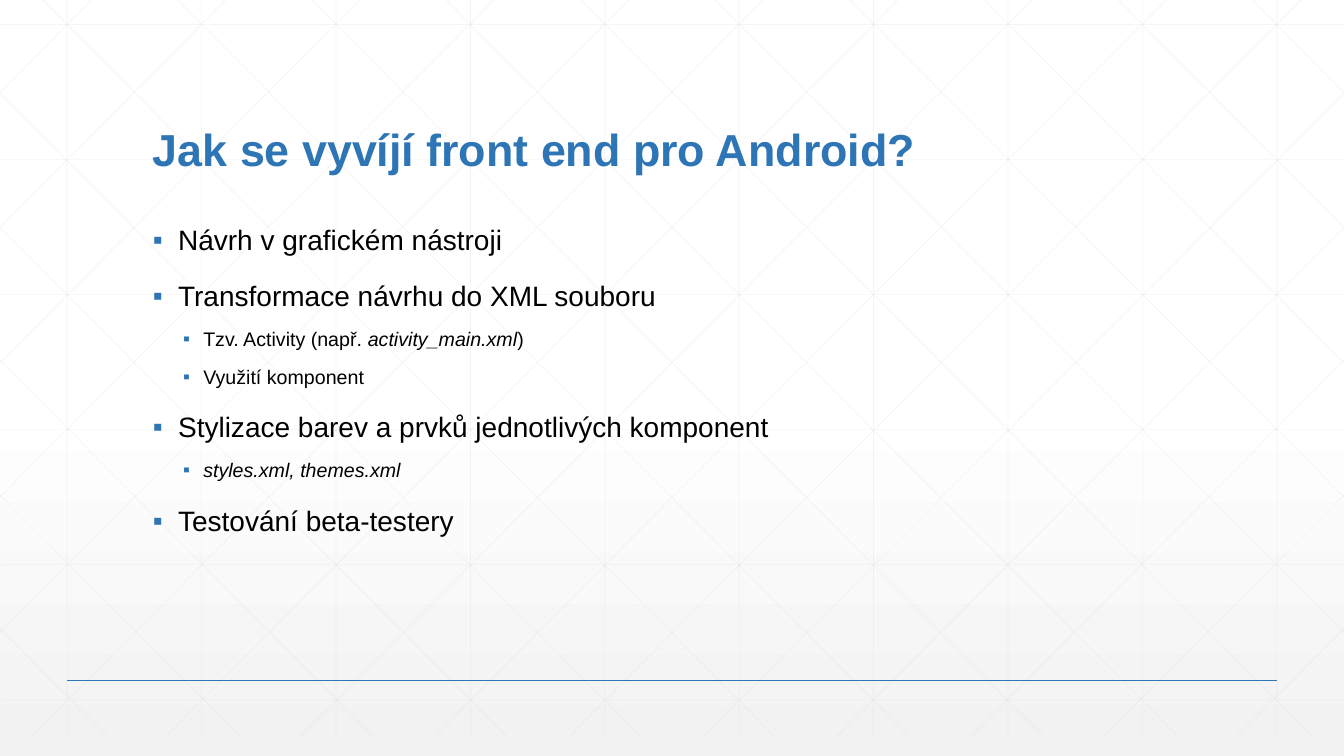
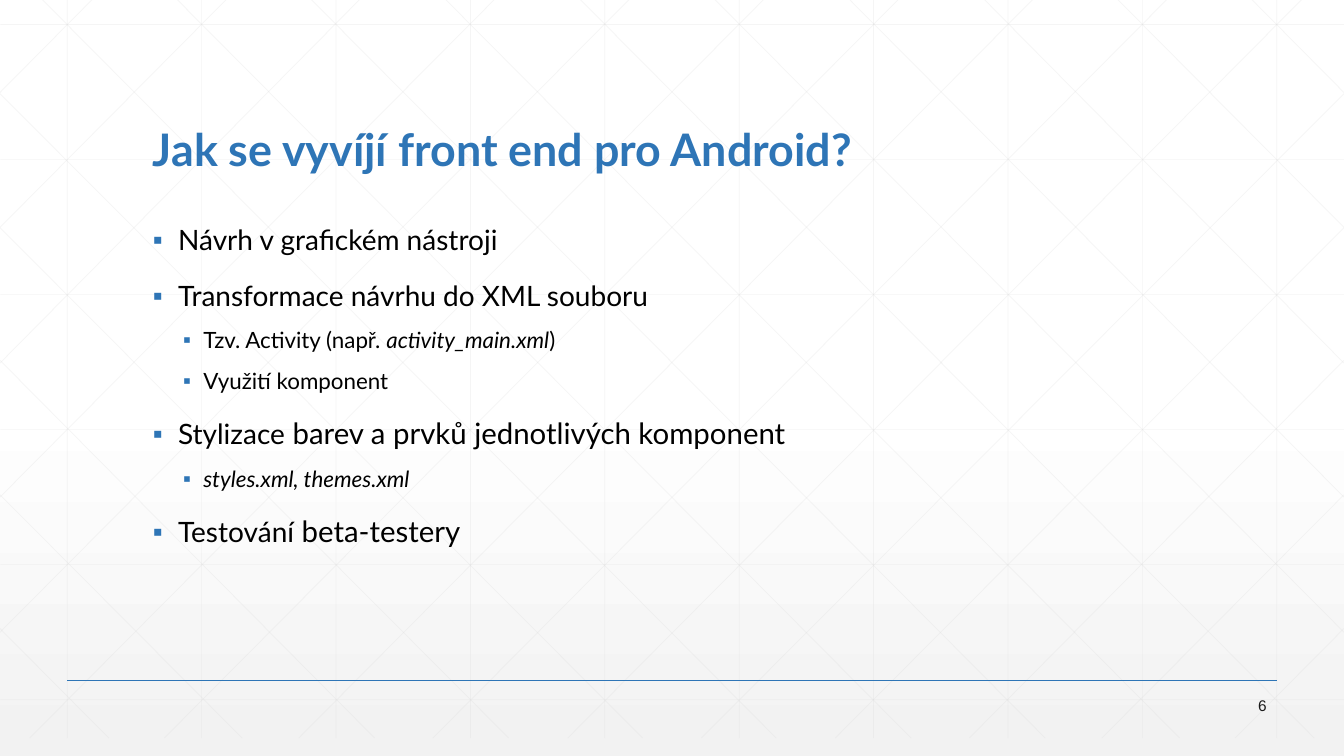
Before and after one commit to MetrKolben/MatKap, a slide deck: slide 6 of MatKap.pptx. Drawn at 1344x756 pixels with LibreOffice and Linux fonts; fonts in the diff are those of the drawing. Boxes give left, top, right and bottom in pixels: in the first picture for what was removed or moved away, otherwise in the second. Text is boxed around its words. In the diff, an @@ line names an element or a change of style, - is before the commit and + after.

```diff
--- a/MatKap.pptx
+++ b/MatKap.pptx
@@ title "Jak se vyvíjí front end ..." at (153, 132, 852, 174): font Arial to Lato @@
@@ text "Návrh v grafickém nástroji" at (178, 229, 785, 547): font Arial to Lato; size 14 to 16 pt in "Tzv. Activity (např. activity_main.xml)", "Využití komponent", "styles.xml, themes.xml"; size 20 to 21 pt in "barev a prvků jednotlivých komponent", "beta-testery" @@
@@ page number added at (1258, 700, 1267, 711), 11 pt, text #1A1A1A @@
+6
```
Also in this commit, not shown: 18 other slides changed.
